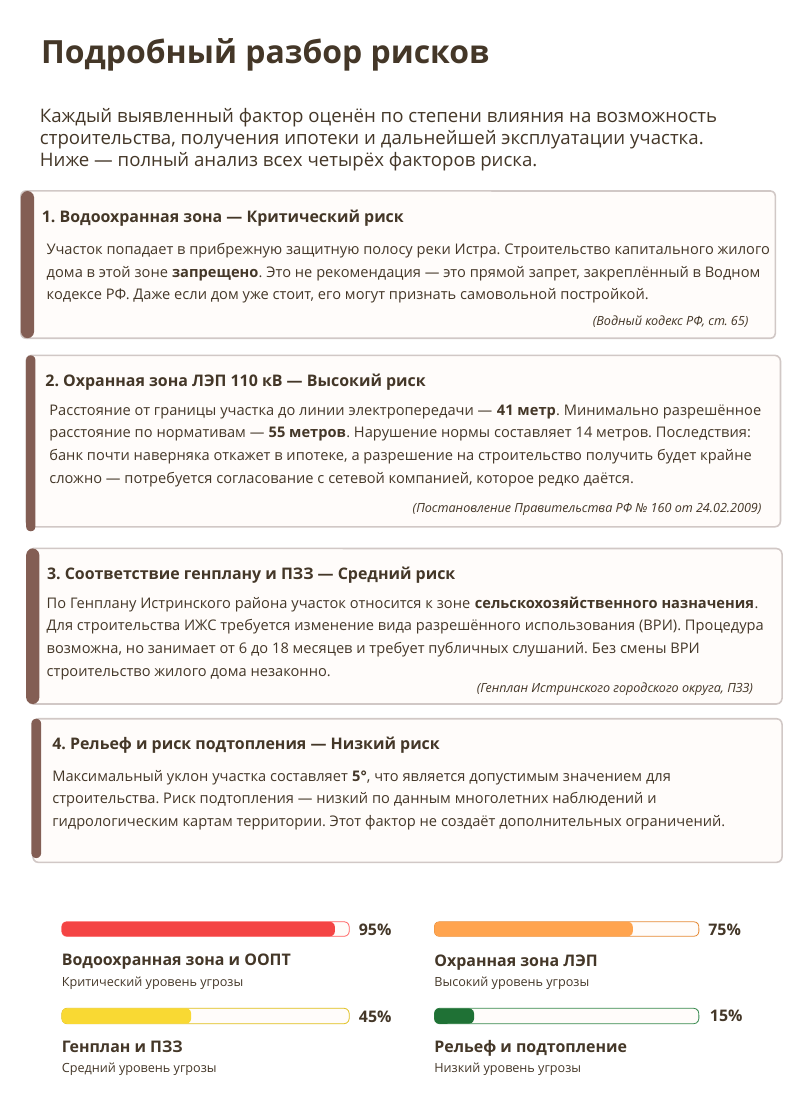
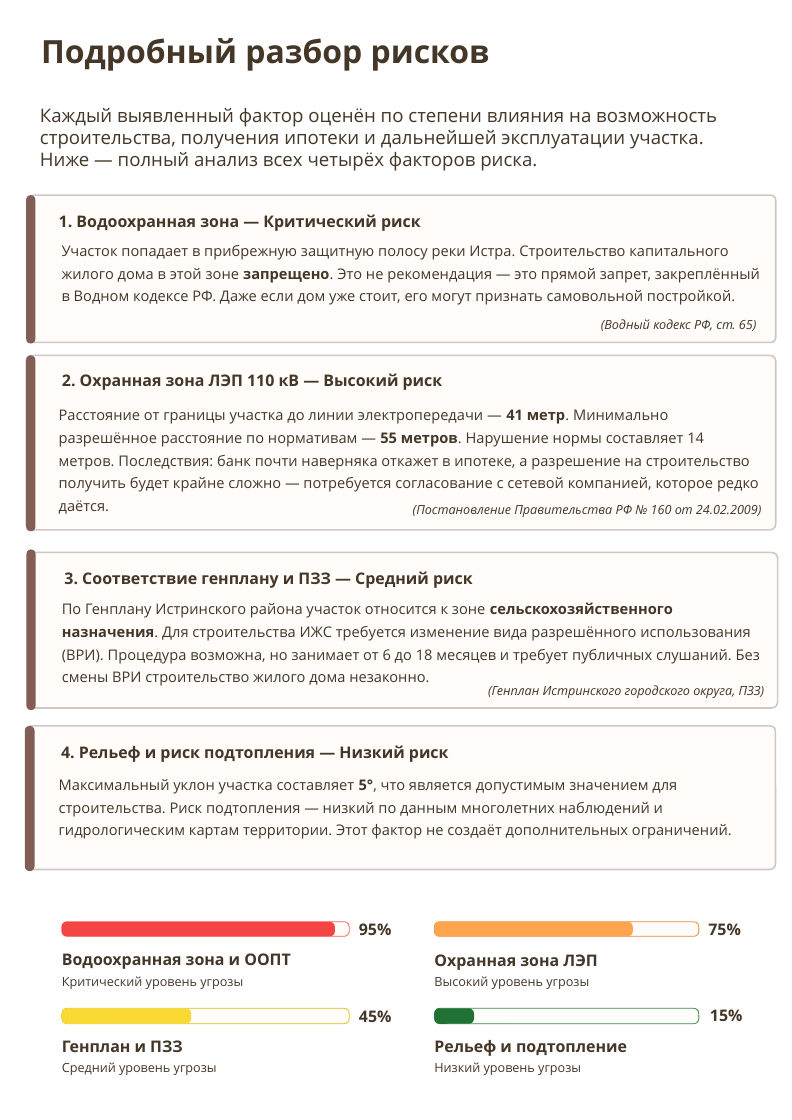
Before and after one commit to kgabba/georisk, a slide deck: slide 3 of отчет.pptx. Drawn at 792x1120 pixels with LibreOffice and Linux fonts; fonts in the diff are those of the drawing. Boxes give left, top, right and bottom in pixels: in the first picture for what was removed or moved away, otherwise in the second. Text is boxed around its words. In the diff, an @@ line names an element or a change of style, - is before the commit and + after.

Commit message:
upd pptx

```diff
--- a/отчет.pptx
+++ b/отчет.pptx
@@ rounded rectangle resized from (x1=21, y1=191, x2=34, y2=338) to (x1=26, y1=195, x2=35, y2=344) @@
@@ rounded rectangle resized from (x1=21, y1=191, x2=775, y2=338) to (x1=29, y1=195, x2=776, y2=343) @@
@@ text "1. Водоохранная зона — Критический ..." moved from (x1=42, y1=209, x2=404, y2=226) to (x1=59, y1=214, x2=421, y2=231) @@
@@ text "Участок попадает в прибрежную защитную ..." rewrapped from (x1=47, y1=243, x2=770, y2=303) to (x1=62, y1=245, x2=760, y2=305) @@
@@ text "(Водный кодекс РФ, ст. 65)" moved from (x1=593, y1=315, x2=748, y2=327) to (x1=601, y1=319, x2=756, y2=331) @@
@@ rounded rectangle resized from (x1=26, y1=355, x2=780, y2=527) to (x1=26, y1=355, x2=776, y2=530) @@
@@ text "2. Охранная зона ЛЭП 110 ..." moved from (x1=45, y1=373, x2=426, y2=390) to (x1=62, y1=373, x2=443, y2=390) @@
@@ text "Расстояние от границы участка до ..." rewrapped from (x1=49, y1=404, x2=761, y2=487) to (x1=59, y1=409, x2=759, y2=514) @@
@@ rounded rectangle resized from (x1=26, y1=549, x2=39, y2=704) to (x1=27, y1=550, x2=36, y2=711) @@
@@ rounded rectangle resized from (x1=28, y1=549, x2=781, y2=704) to (x1=29, y1=553, x2=778, y2=708) @@
@@ text "3. Соответствие генплану и ПЗЗ ..." moved from (x1=47, y1=566, x2=456, y2=583) to (x1=64, y1=571, x2=473, y2=588) @@
@@ text "По Генплану Истринского района участок ..." rewrapped from (x1=47, y1=596, x2=764, y2=680) to (x1=62, y1=602, x2=760, y2=686) @@
@@ text "(Генплан Истринского городского округа, ПЗЗ)" moved from (x1=477, y1=682, x2=753, y2=695) to (x1=488, y1=685, x2=765, y2=698) @@
@@ rounded rectangle resized from (x1=32, y1=718, x2=41, y2=857) to (x1=25, y1=726, x2=34, y2=871) @@
@@ rounded rectangle moved from (x1=33, y1=718, x2=781, y2=862) to (x1=27, y1=726, x2=776, y2=870) @@
@@ text "4. Рельеф и риск подтопления ..." moved from (x1=52, y1=736, x2=440, y2=753) to (x1=61, y1=745, x2=449, y2=762) @@
@@ text "Максимальный уклон участка составляет 5°, ..." moved from (x1=52, y1=770, x2=726, y2=830) to (x1=59, y1=779, x2=732, y2=839) @@
```
Also in this commit, not shown: 1 other slide changed, 1 slide added, 1 slide removed, 3 other files.
